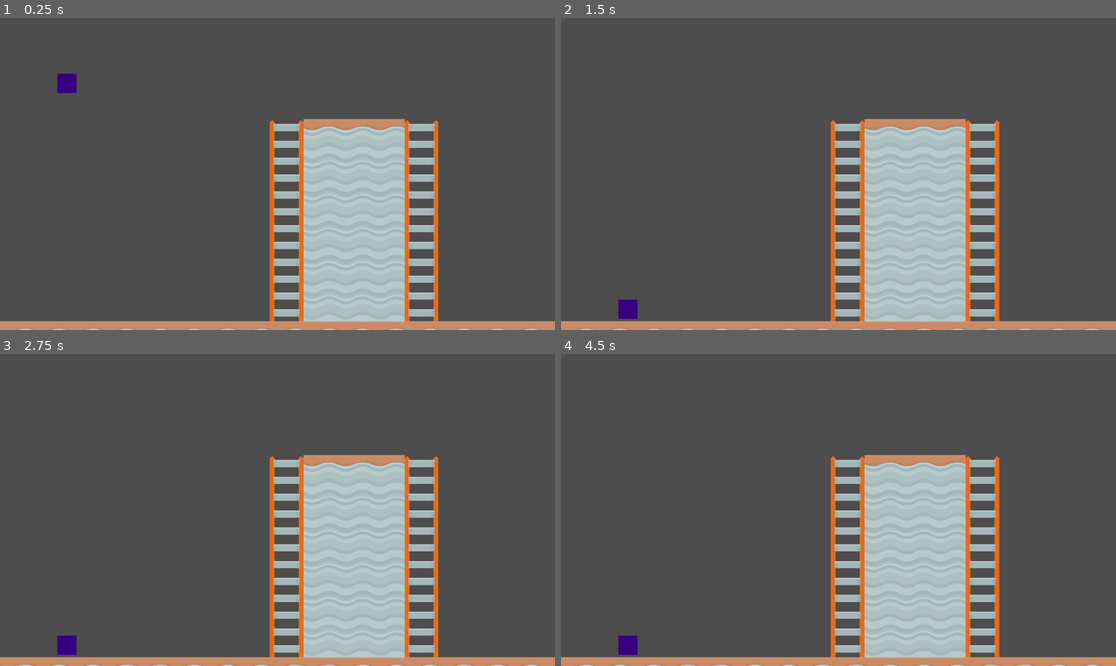
Above: before the commit, frames 1-4 (two rows, left to right).
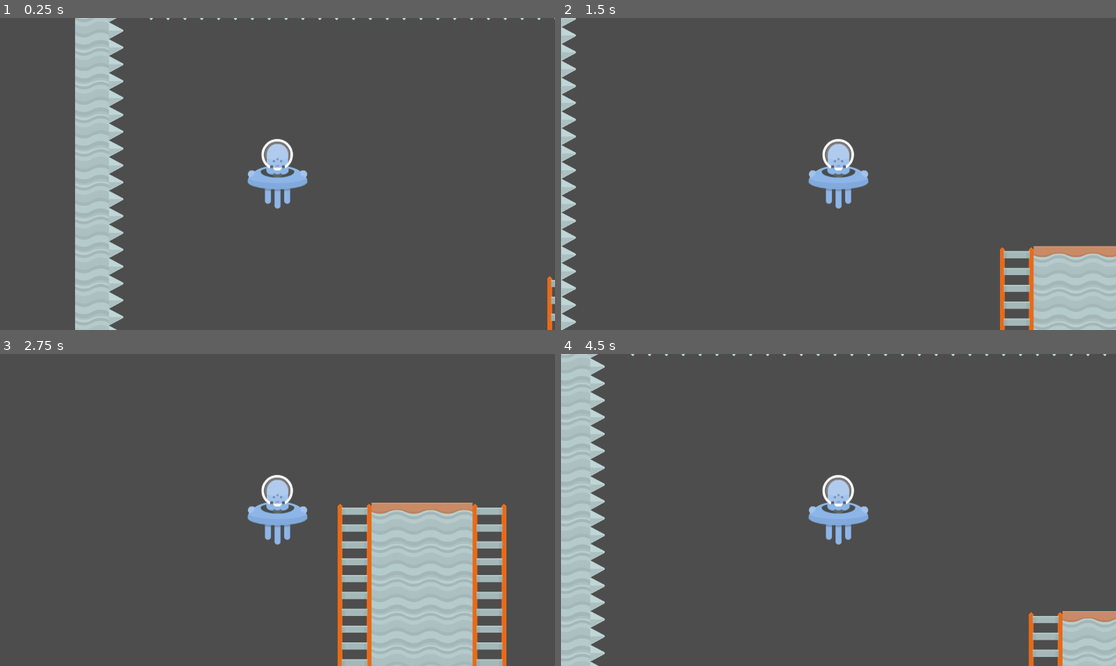
Above: after the commit, the same moments.

Repository: PabloValentin94/Arte_2D_Godot
Game: Godot game, scene res://world.tscn
Same seed, same stepped clock (60 frames per second), same inputs: the game is played once before the commit and once after it.
Inputs:
- Up to frame 1 (0.25 s): no input
- Up to frame 2 (1.5 s): hold Right (ui_right) 0.53-1.28 s; hold Down (ui_down) from 1.28 s (still down)
- Up to frame 3 (2.75 s): release Down (ui_down) at 2.03 s; hold Right (ui_right) from 2.03 s (still down)
- Up to frame 4 (4.5 s): release Right (ui_right) at 2.78 s; hold Up (ui_up) 2.78-3.53 s; hold Left (ui_left) from 3.53 s (still down)

The runs differ from the first frame. In frame 1, 28% of the frame differs, in the area x 0-100%, y 0-100%; in frame 2, 26%; in frame 3, 22%; in frame 4, 29%.

Commit message:
Criando um personagem.
Desenvolvendo um personagem que possui física aplicada, ou seja, ao invés de atravessar outros corpos, colide com eles.

Diff:
--- a/physics_materials/slide.tres
+++ /dev/null
@@ -1,4 +0,0 @@
-[gd_resource type="PhysicsMaterial" format=3 uid="uid://bd5xjkpdcg28l"]
-
-[resource]
-friction = 0.0
--- a/scenario.tres
+++ b/scenario.tres
@@ -295,7 +295,6 @@
 9:6/0 = 0
 9:6/0/physics_layer_0/linear_velocity = Vector2(0, 0)
 9:6/0/physics_layer_0/angular_velocity = 0.0
-9:6/0/physics_layer_0/polygon_0/points = PackedVector2Array(-35, -35, 35, -35, 35, 35, -35, 35)
 10:6/0 = 0
 10:6/0/physics_layer_0/linear_velocity = Vector2(0, 0)
 10:6/0/physics_layer_0/angular_velocity = 0.0
--- /dev/null
+++ b/scripts/player.gd
@@ -0,0 +1,17 @@
+extends CharacterBody2D
+
+const movement_speed = 300.0
+
+func _ready() -> void:
+
+	print(Input.get_axis("ui_left", "ui_right"), "\n")
+
+	print(Input.get_vector("ui_left", "ui_right", "ui_up", "ui_down"))
+
+func _physics_process(_delta) -> void:
+
+	var direction = Input.get_vector("ui_left", "ui_right", "ui_up", "ui_down")
+
+	velocity = direction * movement_speed
+
+	move_and_slide()
--- a/world.tscn
+++ b/world.tscn
@@ -1,13 +1,15 @@
-[gd_scene load_steps=3 format=3 uid="uid://jlvmursfcs8r"]
+[gd_scene load_steps=5 format=3 uid="uid://jlvmursfcs8r"]
 
 [ext_resource type="TileSet" uid="uid://cg0elo322yx2t" path="res://scenario.tres" id="1_0dplk"]
+[ext_resource type="Script" path="res://scripts/player.gd" id="2_pq277"]
+[ext_resource type="Texture2D" uid="uid://c2h4a4hoevk7k" path="res://assets/addons/kenney_alien-ufo-pack/shipBlue_manned.png" id="3_4l00a"]
 
-[sub_resource type="RectangleShape2D" id="RectangleShape2D_123q3"]
-size = Vector2(50, 50)
+[sub_resource type="CircleShape2D" id="CircleShape2D_rrvwx"]
+radius = 50.0
 
-[node name="World" type="Node2D"]
+[node name="Mundo" type="Node2D"]
 
-[node name="TileMap" type="TileMap" parent="."]
+[node name="Grade_Cenario" type="TileMap" parent="."]
 tile_set = ExtResource("1_0dplk")
 format = 2
 layer_0/name = "Terreno"
@@ -17,15 +19,13 @@
 layer_2/name = "Posterior"
 layer_2/tile_data = PackedInt32Array(393241, 393217, 4, 393242, 393217, 4, 393243, 393217, 4, 393244, 393217, 4, 393245 …(506 unchanged characters)…
 
-[node name="RigidBody2D" type="RigidBody2D" parent="."]
-position = Vector2(139, 108)
+[node name="Jogador" type="CharacterBody2D" parent="."]
+script = ExtResource("2_pq277")
 
-[node name="CollisionShape2D" type="CollisionShape2D" parent="RigidBody2D"]
-shape = SubResource("RectangleShape2D_123q3")
+[node name="Corpo" type="CollisionShape2D" parent="Jogador"]
+shape = SubResource("CircleShape2D_rrvwx")
 
-[node name="ColorRect" type="ColorRect" parent="RigidBody2D/CollisionShape2D"]
-offset_left = -20.0
-offset_top = -20.0
-offset_right = 20.0
-offset_bottom = 20.0
-color = Color(0.214878, 0.00050518, 0.505106, 1)
+[node name="Personagem" type="Sprite2D" parent="Jogador/Corpo"]
+texture = ExtResource("3_4l00a")
+
+[node name="Enquadramento" type="Camera2D" parent="Jogador"]
